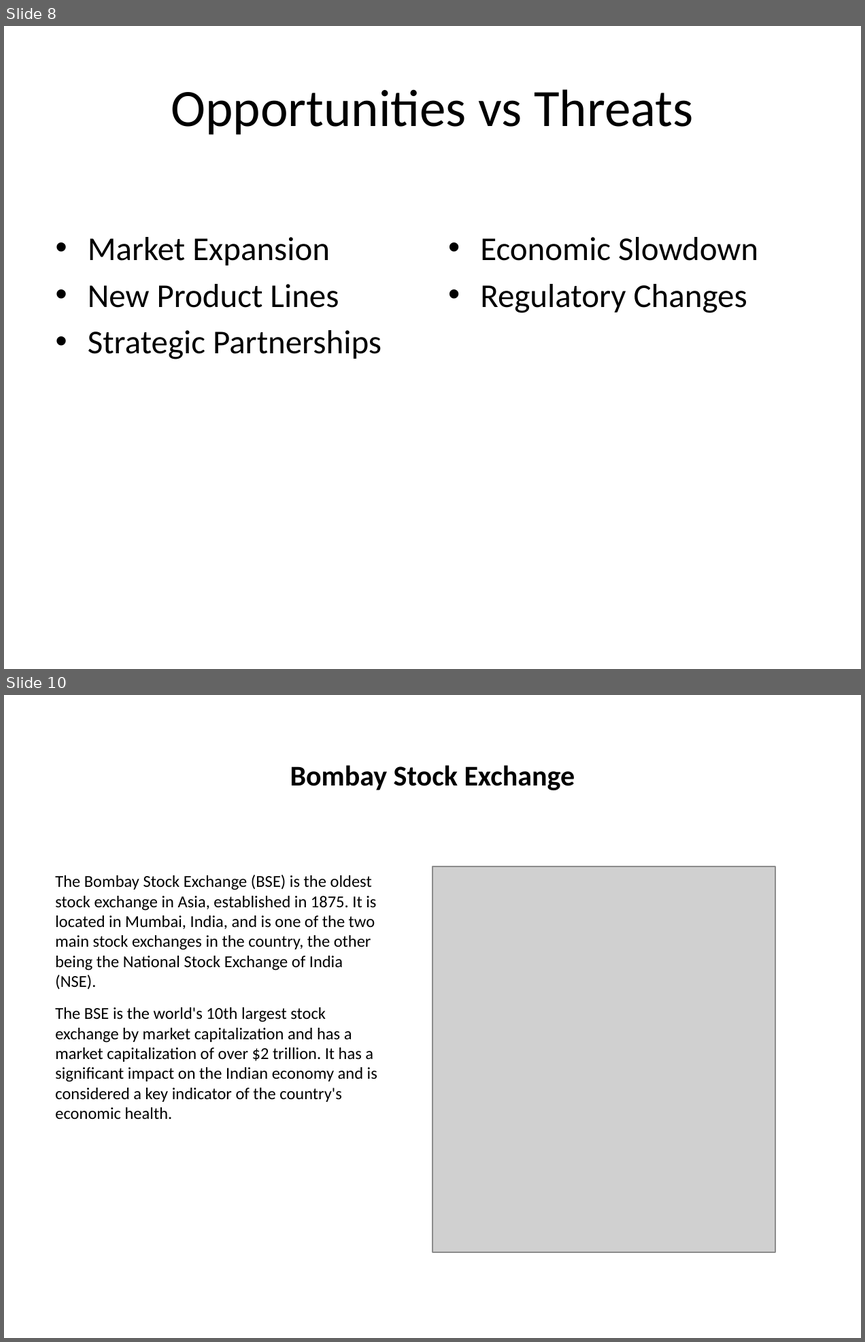
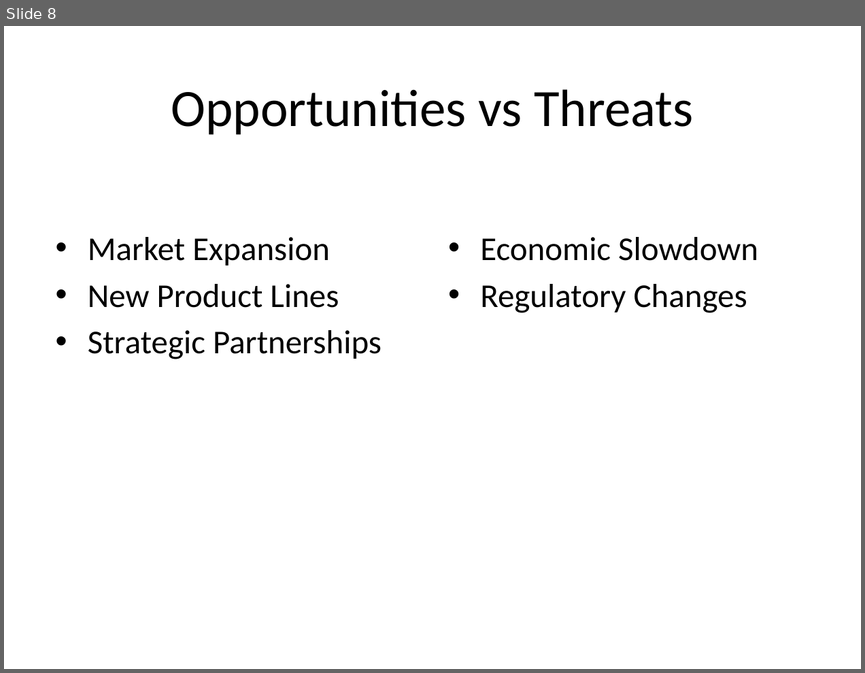
Before and after one commit to UditRaj0707/Presentation-Tool, a slide deck: output/presentation.pptx. Shown one above the other, each under a label of ours: slides 8 and 10 before the commit, slide 8 after it; the slides between them are not shown. The pictures are 865x1342 and 865x673 pixels, drawn with LibreOffice and Linux fonts; fonts in the diff are those of the drawing; grey boxes stand for pictures. Boxes give left, top, right and bottom in pixels: in the first picture for what was removed or moved away, otherwise in the second. Text is boxed around its words. In the diff, an @@ line names an element or a change of style, - is before the commit and + after.

```diff
--- a/output/presentation.pptx
+++ b/output/presentation.pptx
@@ slide 10 removed at <box>4,695,861,1338</box>, background #FFFFFF @@
@@ title removed at <box>290,765,575,790</box> @@
-Bombay Stock Exchange
@@ text removed at <box>55,875,377,1119</box> @@
-The Bombay Stock Exchange (BSE) is the oldest stock exchange in Asia, established in 1875. It is located in Mumbai, India, and is one of the two main stock exchanges in the country, the other being the National Stock Exchange of India (NSE).
-The BSE is the world's 10th largest stock exchange by market capitalization and has a market capitalization of over $2 trillion. It has a significant impact on the Indian economy and is considered a key indicator of the country's economic health.
@@ picture removed at <box>432,866,775,1252</box> @@
```
Also in this commit, not shown: 1 slide changed, 1 other slide removed, 3 other files.
